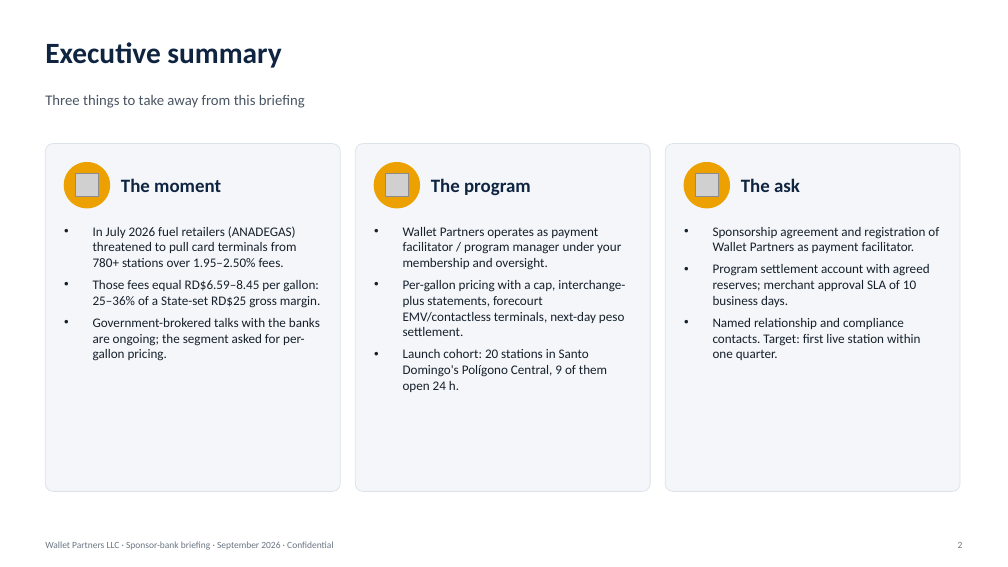
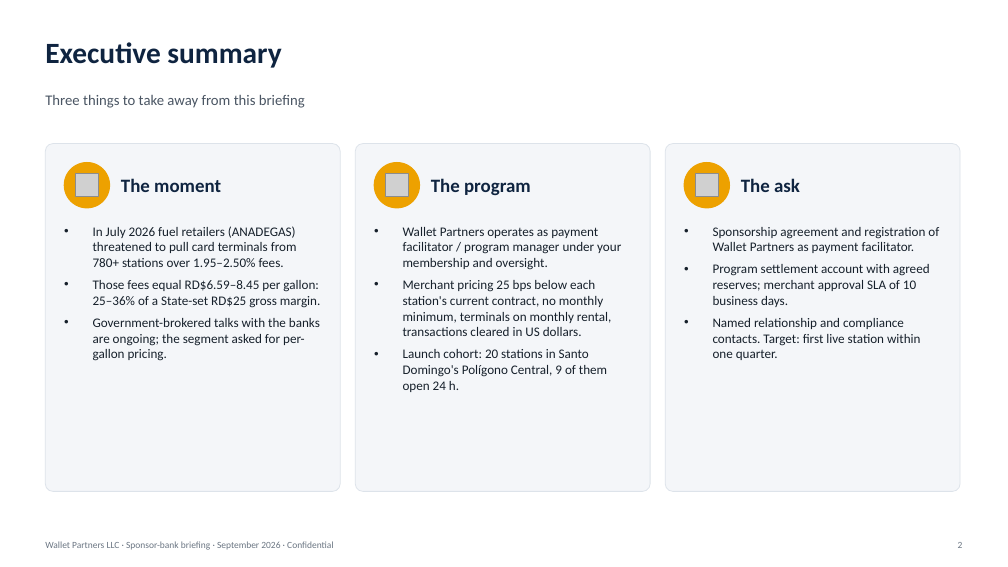
Before and after one commit to arullo1980/Family-Pharmacy, a slide deck: slide 2 of deck/Wallet-Partners-Sponsor-Bank-Deck.pptx. Drawn at 1008x567 pixels with LibreOffice and Linux fonts; fonts in the diff are those of the drawing; grey boxes stand for pictures. Boxes give left, top, right and bottom in pixels: in the first picture for what was removed or moved away, otherwise in the second. Text is boxed around its words. In the diff, an @@ line names an element or a change of style, - is before the commit and + after.

```diff
--- a/deck/Wallet-Partners-Sponsor-Bank-Deck.pptx
+++ b/deck/Wallet-Partners-Sponsor-Bank-Deck.pptx
@@ text at [403,280,611,336]: text changed @@
-• Per-gallon pricing with a cap, interchange-plus statements, forecourt EMV/contactless terminals, next-day peso settlement.
+• Merchant pricing 25 bps below each station's current contract, no monthly minimum, terminals on monthly rental, transactions cleared in US dollars.
```
Also in this commit, not shown: 7 other slides changed, 50 other files.
